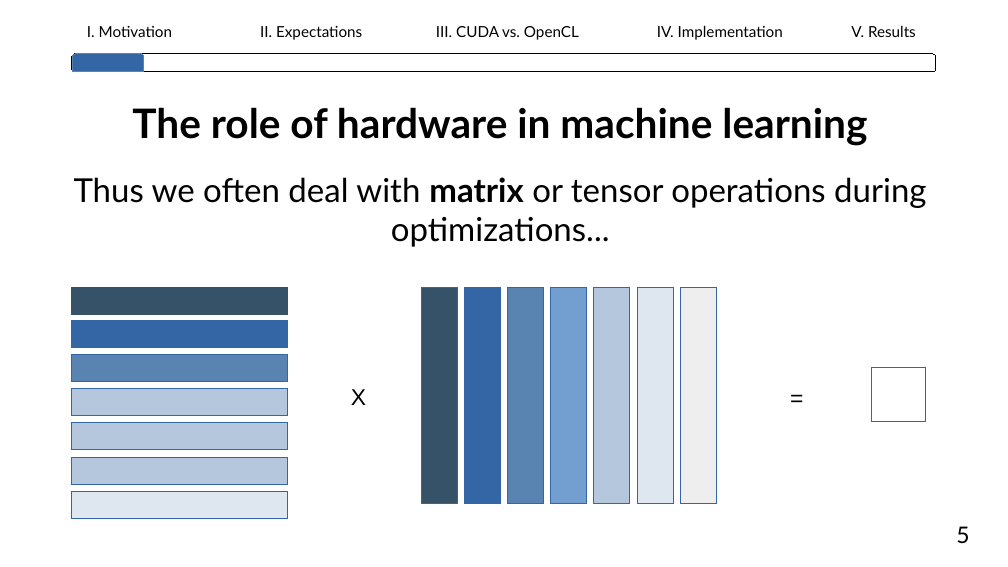
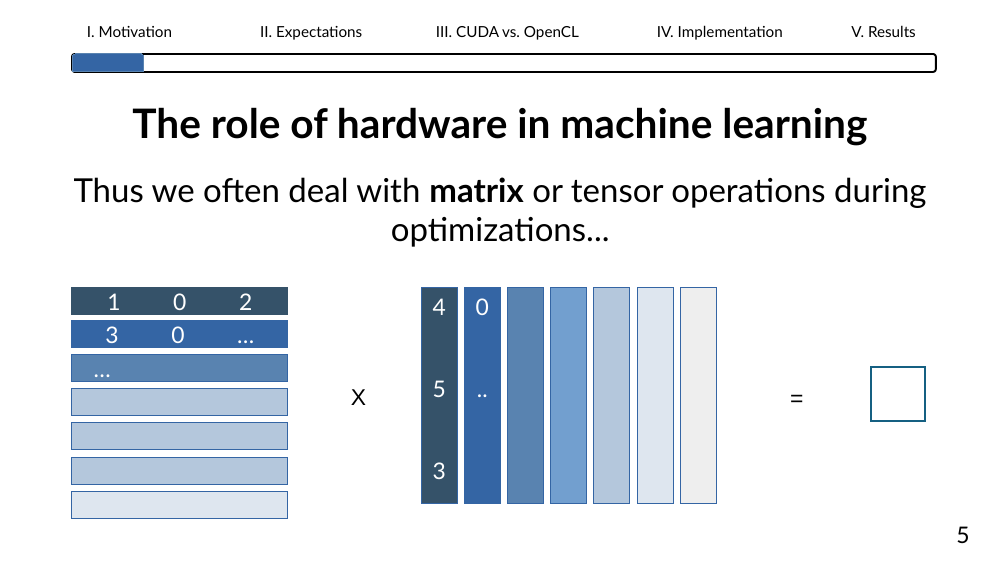
Before and after one commit to lhahner/opti-perf, a slide deck: slide 7 of docs/presentation/final-presentation.odp. Drawn at 1008x567 pixels with LibreOffice and Linux fonts; fonts in the diff are those of the drawing. Boxes give left, top, right and bottom in pixels: in the first picture for what was removed or moved away, otherwise in the second. Text is boxed around its words. In the diff, an @@ line names an element or a change of style, - is before the commit and + after.

```diff
--- a/docs/presentation/final-presentation.odp
+++ b/docs/presentation/final-presentation.odp
@@ freeform shape at [72,54,937,72]: outline #000000 0 pt to #000000 1.5 pt @@
@@ text in freeform shape at [107,293,252,310]: text added @@
+1 0 2
@@ text in freeform shape at [433,298,446,479]: text added @@
+4
+5
+3
@@ text in freeform shape at [476,298,489,315]: text added @@
+0
+..
@@ text in freeform shape at [105,326,184,343]: text added @@
+3 0 …
@@ text in freeform shape at [72,355,288,382]: text added @@
+…
@@ freeform shape at [872,368,926,422]: outline #3465A4 0 pt to #156082 1.5 pt @@
```
Also in this commit, not shown: 35 other slides changed, 1 slide added, 1 other file.
